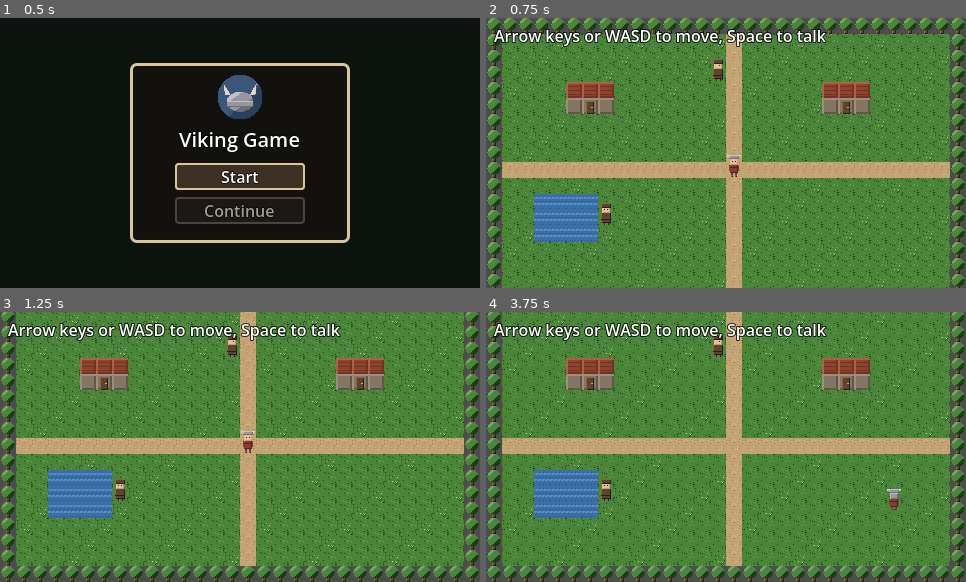
Above: before the commit, frames 1-4 (two rows, left to right).
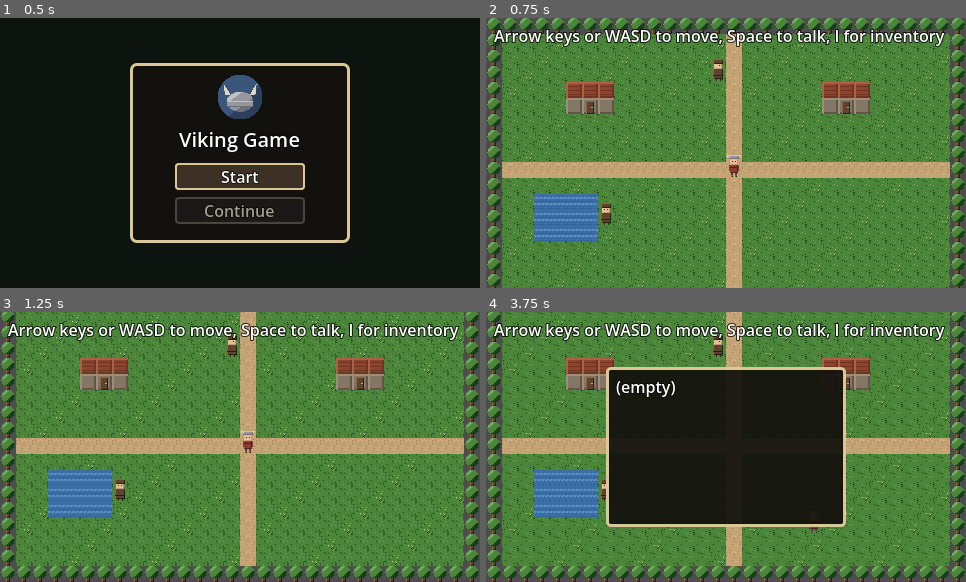
Above: after the commit, the same moments.

Repository: AtlasInMind/viking-game
Game: Godot game, scene res://scenes/title_screen.tscn
The game is run twice, just before and just after one commit, with the same random seed, the same clock (stepped at 60 frames per second) and the same inputs.
Inputs:
- Up to frame 1 (0.5 s): no input
- Up to frame 2 (0.75 s): click "Start" at 0.5 s
- Up to frame 3 (1.25 s): no input
- Up to frame 4 (3.75 s): tap Enter at 1.25 s; hold Right 1.28-2.03 s; hold I 1.28-2.03 s; tap Space at 1.52, 2.27 s; hold Down 2.03-2.78 s; tap I at 2.1, 3.05, 3.6 s; hold Right 2.78-3.53 s; hold Enter 2.78-3.53 s; hold Up from 3.53 s (still down)

Frame 1 is identical in both runs. In frame 2, 0.8% of the frame differs, in the area x 70-96%, y 4-11%; in frame 3, 0.8%; in frame 4, 31%, in the area x 25-96%, y 4-82%.

Commit message:
Add a data-driven item/inventory system (issue #17)
Item is a Resource (id/display_name/description/icon), cataloged by
ItemDatabase (a fixed, preloaded list of .tres files - authored
content, not runtime-scanned). Inventory is a new autoload mirroring
WorldState's flag-store pattern for a set of held item ids, persisted
through the existing SaveSystem load-merge-save flow. A minimal
InventoryUI panel (toggled with "I", mutually exclusive with dialogue)
lists held items.

Two placeholder items are granted via the existing cairn_npc
conversation to prove the system end-to-end - not real Act 1 content,
which belongs to issue #21.

Verified in a real exported web build: items granted through the
in-game interaction appear in the inventory panel, and survive a real
browser page reload (Continue correctly restores them).

Co-Authored-By: Claude Sonnet 5 <noreply@anthropic.com>
Claude-Session: https://claude.ai/code/session_014qgPGoKn3nZmKBvgbYEBQp

Diff:
--- /dev/null
+++ b/game/data/items/placeholder_charm.tres
@@ -0,0 +1,9 @@
+[gd_resource type="Resource" script_class="Item" load_steps=2 format=3]
+
+[ext_resource type="Script" path="res://scripts/item.gd" id="1_item"]
+
+[resource]
+script = ExtResource("1_item")
+id = "placeholder_charm"
+display_name = "Worn Charm"
+description = "A placeholder item proving the inventory system works end-to-end (issue #17). Not real Act 1 content - see issue #21 for the real items."
--- /dev/null
+++ b/game/data/items/placeholder_stone.tres
@@ -0,0 +1,9 @@
+[gd_resource type="Resource" script_class="Item" load_steps=2 format=3]
+
+[ext_resource type="Script" path="res://scripts/item.gd" id="1_item"]
+
+[resource]
+script = ExtResource("1_item")
+id = "placeholder_stone"
+display_name = "Smooth Stone"
+description = "A placeholder item proving the inventory system works end-to-end (issue #17). Not real Act 1 content - see issue #21 for the real items."
--- a/game/project.godot
+++ b/game/project.godot
@@ -19,6 +19,8 @@
 
 SaveSystem="*res://scripts/save_system.gd"
 WorldState="*res://scripts/world_state.gd"
+ItemDatabase="*res://scripts/item_database.gd"
+Inventory="*res://scripts/inventory.gd"
 
 [rendering]
 
--- a/game/scenes/main.tscn
+++ b/game/scenes/main.tscn
@@ -1,10 +1,11 @@
-[gd_scene load_steps=7 format=3]
+[gd_scene load_steps=8 format=3]
 
 [ext_resource type="Script" path="res://scripts/main.gd" id="1_main"]
 [ext_resource type="PackedScene" path="res://scenes/player.tscn" id="2_player"]
 [ext_resource type="Script" path="res://scripts/dialogue_box.gd" id="3_dialogue"]
 [ext_resource type="PackedScene" path="res://scenes/cairn_encounter.tscn" id="4_cairn_encounter"]
 [ext_resource type="AudioStream" path="res://assets/audio/sfx/dialogue_open.wav" id="5_dialogue_open_sfx"]
+[ext_resource type="Script" path="res://scripts/inventory_ui.gd" id="6_inventory"]
 
 [sub_resource type="StyleBoxFlat" id="StyleBoxFlat_dialogue"]
 bg_color = Color(0.078, 0.067, 0.055, 0.94)
@@ -37,7 +38,7 @@
 theme_override_colors/font_color = Color(1, 1, 1, 1)
 theme_override_colors/font_outline_color = Color(0, 0, 0, 0.8)
 theme_override_constants/outline_size = 4
-text = "Arrow keys or WASD to move, Space to talk"
+text = "Arrow keys or WASD to move, Space to talk, I for inventory"
 
 [node name="DialogueBox" type="Panel" parent="UI"]
 anchor_left = 0.0
@@ -68,3 +69,30 @@
 theme_override_constants/outline_size = 3
 autowrap_mode = 2
 text = ""
+
+[node name="InventoryUI" type="Panel" parent="UI"]
+anchor_left = 0.5
+anchor_top = 0.5
+anchor_right = 0.5
+anchor_bottom = 0.5
+offset_left = -120.0
+offset_top = -80.0
+offset_right = 120.0
+offset_bottom = 80.0
+theme_override_styles/panel = SubResource("StyleBoxFlat_dialogue")
+script = ExtResource("6_inventory")
+
+[node name="Label" type="Label" parent="UI/InventoryUI"]
+anchor_left = 0.0
+anchor_top = 0.0
+anchor_right = 1.0
+anchor_bottom = 1.0
+offset_left = 10.0
+offset_top = 8.0
+offset_right = -10.0
+offset_bottom = -8.0
+theme_override_colors/font_color = Color(1, 1, 1, 1)
+theme_override_colors/font_outline_color = Color(0, 0, 0, 0.8)
+theme_override_constants/outline_size = 3
+autowrap_mode = 2
+text = ""
--- /dev/null
+++ b/game/scripts/inventory.gd
@@ -0,0 +1,52 @@
+extends Node
+
+## Global held-items store (see [autoload] in project.godot), mirroring
+## WorldState's flag-store pattern (game/scripts/world_state.gd) for a
+## collection of unique item ids instead of flat key/value flags. Items
+## aren't stackable/counted - Act 1's items are expected to be unique
+## quest/key items (see docs/WORLD_BIBLE.md), not a resource-gathering
+## inventory - held_item_ids is deliberately a set-like Array, not a
+## Dictionary of counts.
+
+signal item_added(id: String)
+
+var _held_item_ids: Array[String] = []
+
+
+func add_item(id: String) -> void:
+	if _held_item_ids.has(id):
+		return
+	_held_item_ids.append(id)
+	item_added.emit(id)
+
+
+func has_item(id: String) -> bool:
+	return _held_item_ids.has(id)
+
+
+func remove_item(id: String) -> void:
+	_held_item_ids.erase(id)
+
+
+func get_held_item_ids() -> Array[String]:
+	return _held_item_ids.duplicate()
+
+
+func clear() -> void:
+	_held_item_ids = []
+
+
+## Mirrors WorldState.from_dict()'s bulk-restore-without-signals approach -
+## used when restoring from a save, before anything that reacts to
+## item_added has finished setting itself up.
+func from_dict(data: Dictionary) -> void:
+	var ids: Array[String] = []
+	if data.has("held_item_ids") and data["held_item_ids"] is Array:
+		for id in data["held_item_ids"]:
+			if id is String:
+				ids.append(id)
+	_held_item_ids = ids
+
+
+func to_dict() -> Dictionary:
+	return {"held_item_ids": _held_item_ids.duplicate()}
--- /dev/null
+++ b/game/scripts/inventory_ui.gd
@@ -0,0 +1,47 @@
+class_name InventoryUI
+extends Panel
+
+## Minimal inventory panel (issue #17) - lists held items' names/
+## descriptions as plain text. Placeholder visuals only; M2's art pipeline
+## re-skins this later, same as the rest of the M1 slice was in #13.
+
+@onready var _label: Label = $Label
+
+var _is_open := false
+
+
+func _ready() -> void:
+	visible = false
+
+
+func open() -> void:
+	refresh()
+	visible = true
+	_is_open = true
+
+
+func close() -> void:
+	visible = false
+	_is_open = false
+
+
+func is_open() -> bool:
+	return _is_open
+
+
+## Rebuilds the displayed text from Inventory's current held items -
+## called on open() rather than kept continuously in sync, since nothing
+## needs to see inventory changes while the panel is closed.
+func refresh() -> void:
+	var held_ids := Inventory.get_held_item_ids()
+	if held_ids.is_empty():
+		_label.text = "(empty)"
+		return
+
+	var lines: Array[String] = []
+	for id in held_ids:
+		var item := ItemDatabase.get_item(id)
+		if item == null:
+			continue
+		lines.append("- %s" % item.display_name)
+	_label.text = "\n".join(lines)
--- /dev/null
+++ b/game/scripts/item.gd
@@ -0,0 +1,13 @@
+class_name Item
+extends Resource
+
+## Static item definition (issue #17) - a catalog entry, not a held-item
+## instance. Inventory (game/scripts/inventory.gd) stores only the id
+## string per held item and looks up the full definition via
+## ItemDatabase, so held-item state stays trivially JSON-serializable for
+## SaveSystem, the same reasoning WorldState's flat flag store follows.
+
+@export var id: String
+@export var display_name: String
+@export var description: String
+@export var icon: Texture2D
--- /dev/null
+++ b/game/scripts/item_database.gd
@@ -0,0 +1,28 @@
+extends Node
+
+## Global item catalog (see [autoload] in project.godot): maps an item's id
+## (as stored in Inventory / save data) to its full Item definition. New
+## items are added by creating an Item .tres resource under
+## game/data/items/ and preloading it below - a fixed, small, hand-curated
+## list rather than a runtime directory scan, since the item roster is
+## authored content, not something generated/discovered at runtime.
+
+const ITEMS: Array[Item] = [
+	preload("res://data/items/placeholder_charm.tres"),
+	preload("res://data/items/placeholder_stone.tres"),
+]
+
+var _by_id: Dictionary = {}
+
+
+func _ready() -> void:
+	for item in ITEMS:
+		_by_id[item.id] = item
+
+
+func get_item(id: String) -> Item:
+	return _by_id.get(id)
+
+
+func has_item_definition(id: String) -> bool:
+	return _by_id.has(id)
--- a/game/scripts/main.gd
+++ b/game/scripts/main.gd
@@ -68,10 +68,12 @@
 @onready var _player: Node2D = $Player
 @onready var _cairn_encounter: Node2D = $CairnEncounter
 @onready var _dialogue: DialogueBox = $UI/DialogueBox
+@onready var _inventory_ui: InventoryUI = $UI/InventoryUI
 
 var _occupied_cells: Dictionary = {}
 var _npcs_by_id: Dictionary = {}
 var _interact_was_pressed := false
+var _inventory_key_was_pressed := false
 
 
 func _ready() -> void:
@@ -106,6 +108,8 @@
 	var data := SaveSystem.load_game()
 	if data.has("flags") and data["flags"] is Dictionary:
 		WorldState.from_dict(data["flags"])
+	if data.has("inventory") and data["inventory"] is Dictionary:
+		Inventory.from_dict(data["inventory"])
 	return data
 
 
@@ -161,14 +165,20 @@
 	data["player_x"] = _player.get_grid_pos().x
 	data["player_y"] = _player.get_grid_pos().y
 	data["flags"] = WorldState.to_dict()
+	data["inventory"] = Inventory.to_dict()
 	SaveSystem.save_game(data)
 
 
 func _process(_delta: float) -> void:
+	_process_interact()
+	_process_inventory_toggle()
+
+
+func _process_interact() -> void:
 	var interact_pressed := Input.is_key_pressed(KEY_SPACE) or Input.is_key_pressed(KEY_ENTER)
 	var just_pressed := interact_pressed and not _interact_was_pressed
 	_interact_was_pressed = interact_pressed
-	if not just_pressed:
+	if not just_pressed or _inventory_ui.is_open():
 		return
 
 	if _dialogue.is_open():
@@ -186,6 +196,38 @@
 		_player.set_input_enabled(false)
 		if npc == _npcs_by_id.get("cairn_npc"):
 			WorldState.set_flag(FLAG_ASKED_ABOUT_CAIRN, true)
+			# Placeholder items proving issue #17's inventory system
+			# end-to-end, granted via an existing interaction rather than
+			# new world content - not real Act 1 items, see #21.
+			Inventory.add_item("placeholder_charm")
+			Inventory.add_item("placeholder_stone")
+			# set_flag() above already triggered one _save_state() via
+			# _on_flag_changed(), but that ran before these items were
+			# added - save again so the grant survives immediately
+			# rather than only on the player's next step.
+			_save_state()
+
+
+## Toggling the inventory panel is mutually exclusive with dialogue - it
+## won't open mid-conversation, and talking is blocked while it's open
+## (see the _inventory_ui.is_open() guard in _process_interact()).
+func _process_inventory_toggle() -> void:
+	var inventory_key_pressed := Input.is_key_pressed(KEY_I)
+	var just_pressed := inventory_key_pressed and not _inventory_key_was_pressed
+	_inventory_key_was_pressed = inventory_key_pressed
+	if not just_pressed or _dialogue.is_open():
+		return
+
+	if _inventory_ui.is_open():
+		_inventory_ui.close()
+		_player.set_input_enabled(true)
+		return
+
+	if _player.is_moving():
+		return
+
+	_inventory_ui.open()
+	_player.set_input_enabled(false)
 
 
 func _place_npcs() -> void:
--- a/game/scripts/title_screen.gd
+++ b/game/scripts/title_screen.gd
@@ -14,6 +14,7 @@
 func _on_start_pressed() -> void:
 	SaveSystem.pending_load = false
 	WorldState.clear()
+	Inventory.clear()
 	get_tree().change_scene_to_file("res://scenes/main.tscn")
 
 
Not shown, added: game/scripts/inventory.gd.uid
Not shown, added: game/scripts/inventory_ui.gd.uid
Not shown, added: game/scripts/item.gd.uid
Not shown, added: game/scripts/item_database.gd.uid
